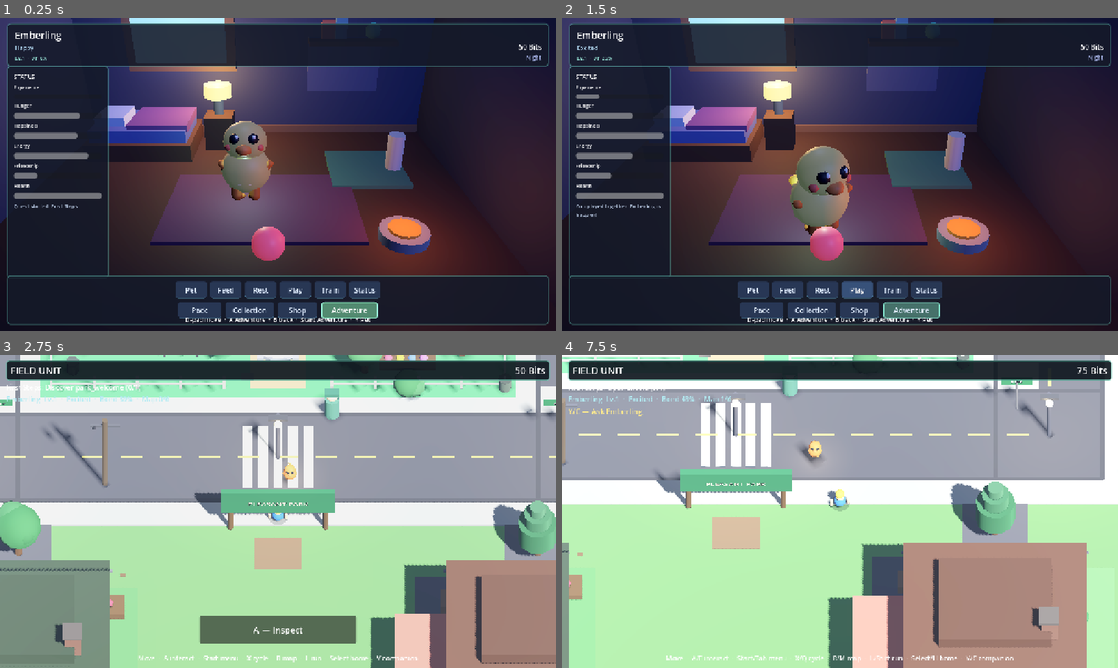
Above: before the commit, frames 1-4 (two rows, left to right).
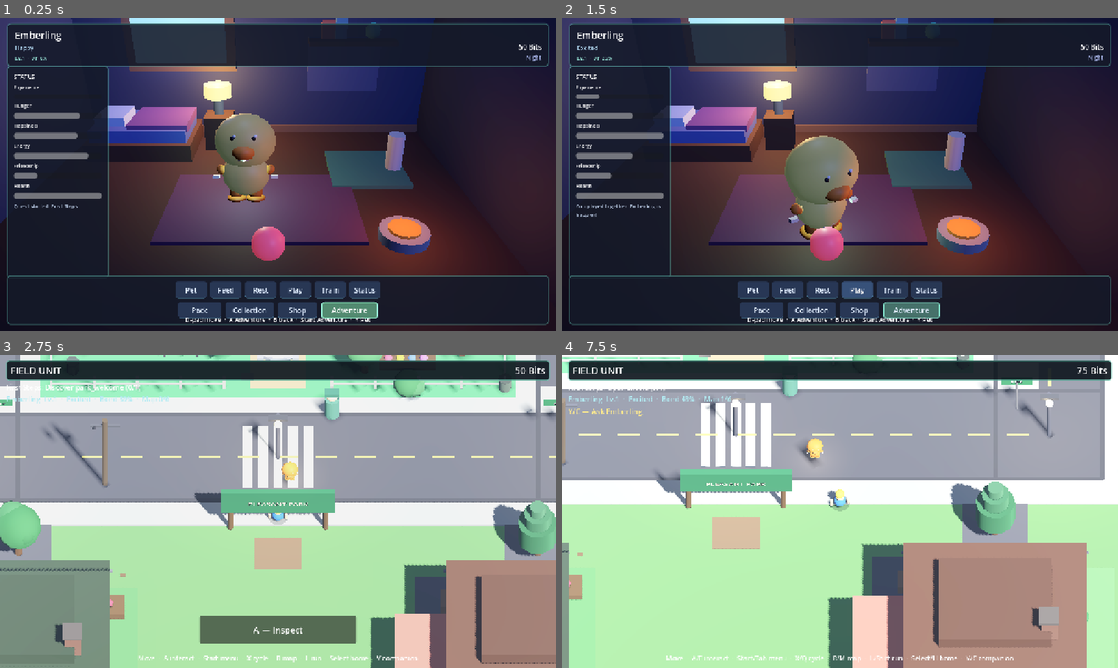
Above: after the commit, the same moments.

Repository: crossleyclark5-beep/a-video-game
Game: Godot game, scene res://scenes/bootstrap/boot.tscn
Two runs of this game, one before a commit and one after it. Both use one fixed random seed, a clock stepped at 60 frames per second and the inputs below.
Inputs (mouse positions are in pixels of both pictures, inside the frame that each line leads up to):
- Up to frame 1 (0.25 s): no input
- Up to frame 2 (1.5 s): click "Play" at 0.5 s; click "Play" at 1.25 s
- Up to frame 3 (2.75 s): click "Adventure" at 2 s
- Up to frame 4 (7.5 s): tap Enter (go_adventure) at 2.75, 7.25 s; move the mouse to (962, 495) at 2.77 s; hold D (move_right) 2.78-3.53 s; tap C (creature_action) at 2.85 s; click (962, 495) at 2.92 s; tap Space at 3.02, 3.77, 5.27, 6.02, 6.5, 6.77 s; move the mouse to (728, 527) at 3.52 s; hold S (move_back) 3.53-4.28 s; tap Q (device_cycle) at 3.6 s; move the mouse to (895, 442) at 4.27 s; hold D (move_right) 4.28-5.03 s; hold Enter (go_adventure) 4.28-5.03 s; move the mouse to (812, 574) at 5.02 s; hold W (move_forward) 5.03-5.78 s; tap H (go_home) at 5.1 s; click (812, 574) at 5.17 s; move the mouse to (1006, 558) at 5.77 s; hold E (interact) 5.78-6.53 s; hold A (move_left) 5.78-7.28 s; move the mouse to (673, 464) at 6.52 s; tap Shift (run) at 6.6 s; move the mouse to (867, 511) at 7.27 s; hold S (move_back) from 7.28 s (still down); tap Backspace at 7.35 s; click (867, 511) at 7.42 s

The runs differ from the first frame. In frame 1, 1.3% of the frame differs, in the area x 38-50%, y 30-59%; in frame 2, 1.6%, in the area x 40-54%, y 37-71%; in frame 3, less than 0.1%; in frame 4, less than 0.1%.

Commit message:
Restyle Emberling toward classic orange companion-dino silhouette
Bigger head, cream belly/jaw, green eyes, stubby claws, thick legs —
original Emberling look inspired by that mascot shape language, not IP.

Co-authored-by: crossleyclark5-beep <crossleyclark5-beep@users.noreply.github.com>

Diff:
--- a/digital-frontier/data/creatures/emberling.tres
+++ b/digital-frontier/data/creatures/emberling.tres
@@ -51,9 +51,9 @@
 "train": 1.2,
 "pet": 1.35
 }
-body_color = Color(0.96, 0.52, 0.22, 1)
-accent_color = Color(0.98, 0.78, 0.28, 1)
-core_color = Color(1, 0.92, 0.75, 1)
+body_color = Color(0.98, 0.55, 0.18, 1)
+accent_color = Color(0.95, 0.88, 0.62, 1)
+core_color = Color(0.98, 0.92, 0.78, 1)
 lore_blurb = "Legend says Emberlings hatch wherever a lonely traveler first feels brave. Their orange scales hold soft pixel-fire — warm to friends, bright against the dark."
 likes = PackedStringArray("Sunny parks", "Treasure hunts", "Belly rubs", "Chasing leaves", "Sharing snacks")
 dislikes = PackedStringArray("Long loneliness", "Cold rain without a coat", "Being ignored", "Empty bowls")
--- a/digital-frontier/scripts/home/companion_visual.gd
+++ b/digital-frontier/scripts/home/companion_visual.gd
@@ -214,81 +214,115 @@
 
 
 func _build_emberling(stage: int) -> void:
-	## Scale grows with evolution — silhouette stays the same family.
-	var s := 1.0 + float(stage) * 0.18
+	## Classic companion-dino silhouette: oversized head, cream belly, stubby arms,
+	## thick biped legs, friendly snout. Original Emberling — not franchise IP.
+	var s := 1.0 + float(stage) * 0.16
 	_root.scale = Vector3(s, s, s)
 
-	## Strong legs + round body — readable from top-down handheld camera.
-	_body = _sphere(0.30, body_color, Vector3(0, 0.42, 0), "Body")
-	_body.scale = Vector3(1.05, 1.0, 0.95)
+	var cream := core_color
+	var claw := Color(0.95, 0.92, 0.85)
+	var eye_green := Color(0.22, 0.72, 0.28)
+
+	## Compact oval torso (smaller than the head — chibi read).
+	_body = _sphere(0.26, body_color, Vector3(0, 0.36, 0.02), "Body")
+	_body.scale = Vector3(1.15, 1.05, 1.0)
 	_body.material_override = _body_mat
 
-	_belly = _sphere(0.18, core_color, Vector3(0, 0.38, 0.16), "Belly")
-	_belly.scale = Vector3(1.1, 0.95, 0.55)
-	_belly.material_override = _emit_mat(core_color, 0.25)
-
-	_head = _sphere(0.26, body_color, Vector3(0, 0.78, 0.08), "Head")
-	_head.scale = Vector3(1.05, 0.95, 1.0)
+	## Cream belly — strong contrast on a small screen.
+	_belly = _sphere(0.18, cream, Vector3(0, 0.34, 0.14), "Belly")
+	_belly.scale = Vector3(1.05, 1.15, 0.55)
+	_belly.material_override = _emit_mat(cream, 0.15)
+
+	## Big rounded head (signature silhouette).
+	_head = _sphere(0.34, body_color, Vector3(0, 0.78, 0.06), "Head")
+	_head.scale = Vector3(1.12, 1.0, 1.05)
 	_head.material_override = _body_mat
 
-	_snout = _sphere(0.11, body_color.lightened(0.08), Vector3(0, 0.70, 0.28), "Snout")
-	_snout.scale = Vector3(0.9, 0.7, 1.1)
-
-	## Oversized eyes — mood readable on a small screen.
-	_eye_l = _sphere(0.075, Color(0.08, 0.09, 0.14), Vector3(-0.10, 0.82, 0.26), "EyeL")
-	_eye_r = _sphere(0.075, Color(0.08, 0.09, 0.14), Vector3(0.10, 0.82, 0.26), "EyeR")
-	_sphere(0.025, Color(1, 1, 1), Vector3(-0.08, 0.85, 0.31), "HiliteL")
-	_sphere(0.025, Color(1, 1, 1), Vector3(0.12, 0.85, 0.31), "HiliteR")
-
-	_cheek_l = _sphere(0.05, Color(1.0, 0.45, 0.35), Vector3(-0.18, 0.72, 0.22), "CheekL")
-	_cheek_r = _sphere(0.05, Color(1.0, 0.45, 0.35), Vector3(0.18, 0.72, 0.22), "CheekR")
-
-	## Short arms
-	_arm_l = _capsule(0.045, 0.14, body_color.darkened(0.05), Vector3(-0.28, 0.48, 0.08), "ArmL")
-	_arm_r = _capsule(0.045, 0.14, body_color.darkened(0.05), Vector3(0.28, 0.48, 0.08), "ArmR")
-	_arm_l.rotation_degrees.z = 25.0
-	_arm_r.rotation_degrees.z = -25.0
-
-	## Bipedal legs (front pair primary; rear stubs for silhouette thickness).
-	_leg_fl = _capsule(0.07, 0.22, body_color.darkened(0.12), Vector3(-0.11, 0.14, 0.06), "LegL")
-	_leg_fr = _capsule(0.07, 0.22, body_color.darkened(0.12), Vector3(0.11, 0.14, 0.06), "LegR")
-	_leg_bl = _sphere(0.06, body_color.darkened(0.15), Vector3(-0.09, 0.06, -0.04), "FootL")
-	_leg_br = _sphere(0.06, body_color.darkened(0.15), Vector3(0.09, 0.06, -0.04), "FootR")
-	_leg_bl.scale = Vector3(1.3, 0.55, 1.5)
-	_leg_br.scale = Vector3(1.3, 0.55, 1.5)
-
-	## Long expressive tail
-	_tail = _sphere(0.11, body_color, Vector3(0, 0.38, -0.32), "Tail")
-	_tail.scale = Vector3(0.7, 0.65, 1.55)
+	## Soft muzzle + cream lower jaw.
+	_snout = _sphere(0.14, body_color.lightened(0.05), Vector3(0, 0.68, 0.30), "Snout")
+	_snout.scale = Vector3(1.05, 0.75, 1.15)
+	var jaw := _sphere(0.11, cream, Vector3(0, 0.62, 0.28), "Jaw")
+	jaw.scale = Vector3(0.95, 0.55, 1.0)
+	jaw.material_override = _emit_mat(cream, 0.12)
+
+	## Tiny teeth hint (readable smile).
+	var tooth_l := _box(Vector3(0.04, 0.05, 0.03), claw, Vector3(-0.05, 0.64, 0.38), "ToothL")
+	_root.add_child(tooth_l)
+	var tooth_r := _box(Vector3(0.04, 0.05, 0.03), claw, Vector3(0.05, 0.64, 0.38), "ToothR")
+	_root.add_child(tooth_r)
+
+	## Large green eyes — friendly + readable at handheld distance.
+	_eye_l = _sphere(0.09, eye_green, Vector3(-0.12, 0.84, 0.28), "EyeL")
+	_eye_r = _sphere(0.09, eye_green, Vector3(0.12, 0.84, 0.28), "EyeR")
+	_eye_l.material_override = _emit_mat(eye_green, 0.35)
+	_eye_r.material_override = _emit_mat(eye_green, 0.35)
+	_sphere(0.035, Color(0.05, 0.08, 0.1), Vector3(-0.12, 0.84, 0.35), "PupilL")
+	_sphere(0.035, Color(0.05, 0.08, 0.1), Vector3(0.12, 0.84, 0.35), "PupilR")
+	_sphere(0.02, Color(1, 1, 1), Vector3(-0.10, 0.87, 0.36), "HiliteL")
+	_sphere(0.02, Color(1, 1, 1), Vector3(0.14, 0.87, 0.36), "HiliteR")
+
+	## Soft cheeks
+	_cheek_l = _sphere(0.055, Color(1.0, 0.48, 0.32), Vector3(-0.22, 0.72, 0.22), "CheekL")
+	_cheek_r = _sphere(0.055, Color(1.0, 0.48, 0.32), Vector3(0.22, 0.72, 0.22), "CheekR")
+
+	## Nostrils
+	_sphere(0.02, body_color.darkened(0.2), Vector3(-0.04, 0.72, 0.40), "NostrilL")
+	_sphere(0.02, body_color.darkened(0.2), Vector3(0.04, 0.72, 0.40), "NostrilR")
+
+	## Stubby arms + claw tips
+	_arm_l = _capsule(0.055, 0.13, body_color.darkened(0.04), Vector3(-0.30, 0.42, 0.06), "ArmL")
+	_arm_r = _capsule(0.055, 0.13, body_color.darkened(0.04), Vector3(0.30, 0.42, 0.06), "ArmR")
+	_arm_l.rotation_degrees.z = 18.0
+	_arm_r.rotation_degrees.z = -18.0
+	var claw_l := _box(Vector3(0.08, 0.035, 0.06), claw, Vector3(-0.36, 0.34, 0.10), "ClawL")
+	_root.add_child(claw_l)
+	var claw_r := _box(Vector3(0.08, 0.035, 0.06), claw, Vector3(0.36, 0.34, 0.10), "ClawR")
+	_root.add_child(claw_r)
+
+	## Thick biped legs + big feet
+	_leg_fl = _capsule(0.085, 0.20, body_color.darkened(0.1), Vector3(-0.12, 0.14, 0.04), "LegL")
+	_leg_fr = _capsule(0.085, 0.20, body_color.darkened(0.1), Vector3(0.12, 0.14, 0.04), "LegR")
+	_leg_bl = _sphere(0.09, body_color.darkened(0.12), Vector3(-0.12, 0.05, 0.02), "FootL")
+	_leg_br = _sphere(0.09, body_color.darkened(0.12), Vector3(0.12, 0.05, 0.02), "FootR")
+	_leg_bl.scale = Vector3(1.35, 0.5, 1.7)
+	_leg_br.scale = Vector3(1.35, 0.5, 1.7)
+	## Toe claws
+	for side_i in [-1, 1]:
+		var side := float(side_i)
+		for i in 3:
+			var ox: float = side * (0.08 + float(i) * 0.04)
+			var oz: float = 0.10 - float(i) * 0.02
+			var toe := _box(Vector3(0.035, 0.03, 0.05), claw, Vector3(ox, 0.03, oz), "Toe_%d_%d" % [side_i, i])
+			_root.add_child(toe)
+
+	## Thick friendly tail
+	_tail = _sphere(0.13, body_color, Vector3(0, 0.34, -0.28), "Tail")
+	_tail.scale = Vector3(0.85, 0.75, 1.35)
 	_tail.material_override = _body_mat
-	_tail_tip = _sphere(0.07, accent_color, Vector3(0, 0.36, -0.58), "TailTip")
-	_tail_tip.material_override = _emit_mat(accent_color, 0.7)
-
-	## Back spikes — grow with stage
-	_spike_a = _sphere(0.07, accent_color, Vector3(0, 0.62, -0.08), "SpikeA")
-	_spike_a.scale = Vector3(0.45, 1.1 + 0.25 * stage, 0.45)
-	_spike_a.material_override = _emit_mat(accent_color, 0.6)
-	_spike_b = _sphere(0.06, accent_color, Vector3(0, 0.55, -0.18), "SpikeB")
-	_spike_b.scale = Vector3(0.4, 0.95 + 0.2 * stage, 0.4)
-	_spike_b.material_override = _emit_mat(accent_color, 0.55)
+	_tail_tip = _sphere(0.08, body_color.darkened(0.05), Vector3(0, 0.30, -0.48), "TailTip")
+	_tail_tip.material_override = _body_mat
+
+	## Tiny head nubs — grow a bit with evolution.
+	_spike_a = _sphere(0.06, body_color.darkened(0.08), Vector3(-0.18, 1.02, 0.0), "NubL")
+	_spike_a.scale = Vector3(0.55, 0.7 + 0.15 * stage, 0.5)
+	_spike_b = _sphere(0.06, body_color.darkened(0.08), Vector3(0.18, 1.02, 0.0), "NubR")
+	_spike_b.scale = Vector3(0.55, 0.7 + 0.15 * stage, 0.5)
 	if stage >= 1:
-		_spike_c = _sphere(0.055, accent_color, Vector3(0, 0.88, 0.0), "CrestSpike")
-		_spike_c.scale = Vector3(0.35, 1.2, 0.35)
-		_spike_c.material_override = _emit_mat(accent_color, 0.9)
+		_spike_c = _sphere(0.05, body_color.darkened(0.1), Vector3(0, 1.08, -0.04), "NubMid")
+		_spike_c.scale = Vector3(0.45, 0.85, 0.45)
 	if stage >= 2:
-		## Shoulder plates — guardian presence without changing species ID.
-		var plate_l := _box(Vector3(0.14, 0.1, 0.18), accent_color.darkened(0.1), Vector3(-0.26, 0.58, 0.0), "PlateL")
-		_root.add_child(plate_l)
-		var plate_r := _box(Vector3(0.14, 0.1, 0.18), accent_color.darkened(0.1), Vector3(0.26, 0.58, 0.0), "PlateR")
-		_root.add_child(plate_r)
-
-	## Soft brow ridges as "fins" for happy/sad posing reuse
-	_fin_l = _sphere(0.06, body_color.darkened(0.08), Vector3(-0.16, 0.92, 0.1), "BrowL")
-	_fin_l.scale = Vector3(0.8, 0.4, 0.5)
-	_fin_r = _sphere(0.06, body_color.darkened(0.08), Vector3(0.16, 0.92, 0.1), "BrowR")
-	_fin_r.scale = Vector3(0.8, 0.4, 0.5)
-
-	_crest = _spike_c if _spike_c else _spike_a
+		var pad_l := _sphere(0.08, body_color.darkened(0.06), Vector3(-0.28, 0.48, 0.0), "ShoulderL")
+		pad_l.scale = Vector3(1.1, 0.7, 0.9)
+		var pad_r := _sphere(0.08, body_color.darkened(0.06), Vector3(0.28, 0.48, 0.0), "ShoulderR")
+		pad_r.scale = Vector3(1.1, 0.7, 0.9)
+
+	## Brow ridges for expression posing
+	_fin_l = _sphere(0.05, body_color.darkened(0.1), Vector3(-0.14, 0.96, 0.16), "BrowL")
+	_fin_l.scale = Vector3(0.9, 0.35, 0.55)
+	_fin_r = _sphere(0.05, body_color.darkened(0.1), Vector3(0.14, 0.96, 0.16), "BrowR")
+	_fin_r.scale = Vector3(0.9, 0.35, 0.55)
+
+	_crest = _spike_a
 	_core = _belly
 
 
Not shown, changed: digital-frontier/docs/MASCOT_EMBERLING.md
